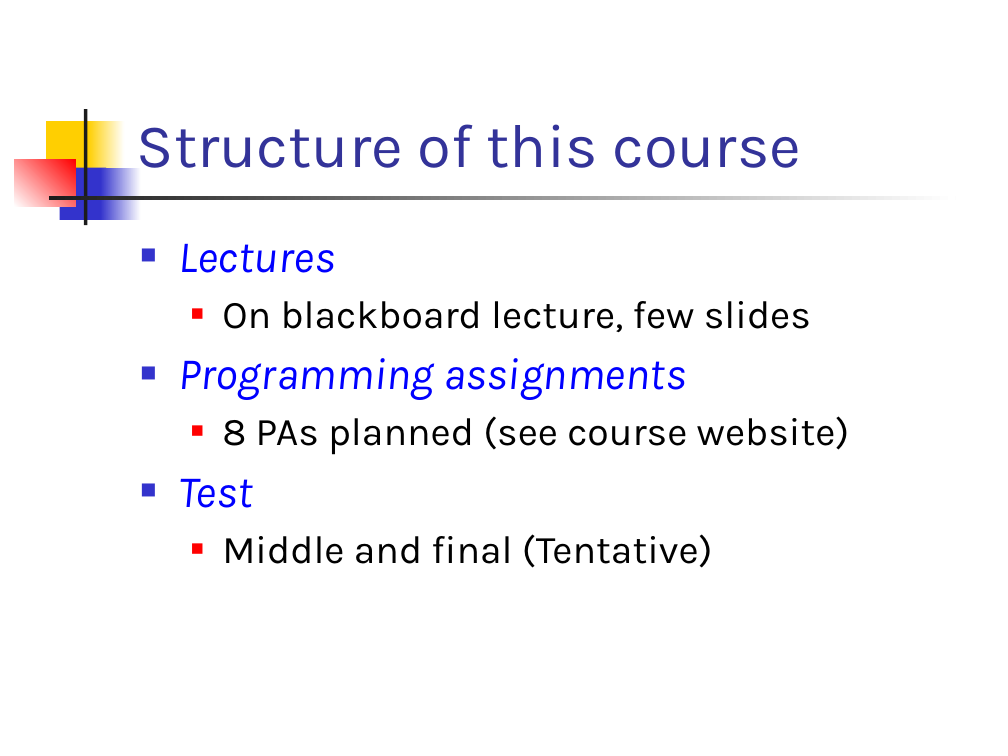
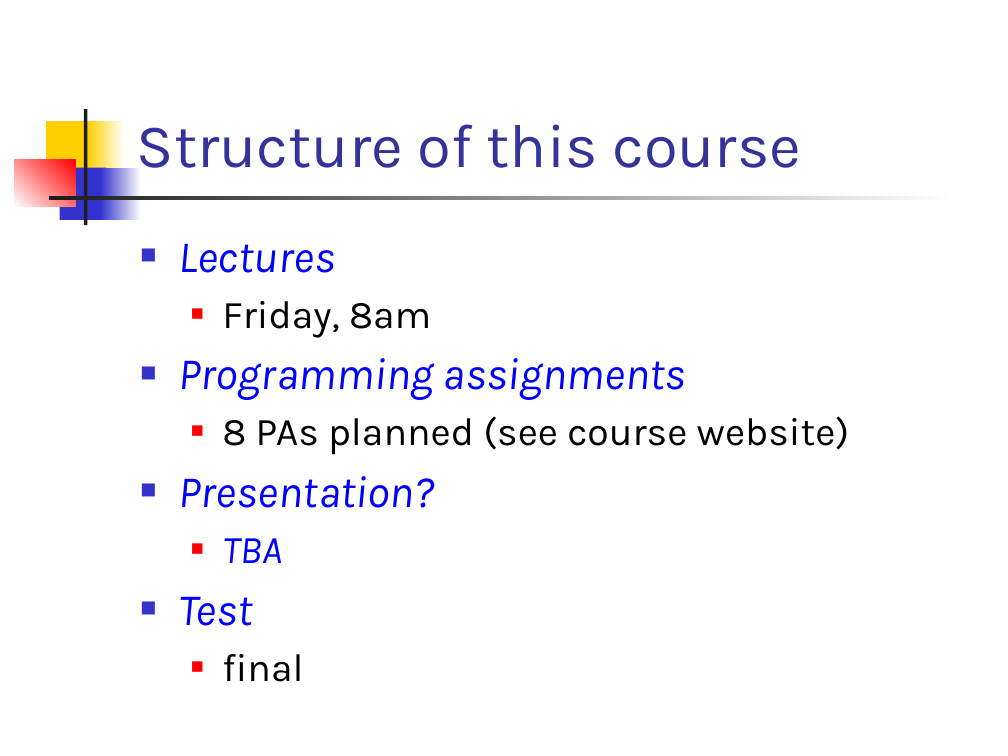
Before and after one commit to csslab-ustc/csslab-ustc.github.io, a slide deck: slide 9 of courses/popl26/slides/lec01-overview.pptx (slide 11 before the commit). Drawn at 1008x756 pixels with LibreOffice and Linux fonts; fonts in the diff are those of the drawing. Boxes give left, top, right and bottom in pixels: in the first picture for what was removed or moved away, otherwise in the second. Text is boxed around its words. In the diff, an @@ line names an element or a change of style, - is before the commit and + after.

```diff
--- a/courses/popl26/slides/lec01-overview.pptx
+++ b/courses/popl26/slides/lec01-overview.pptx
@@ text at (x1=222, y1=301, x2=811, y2=332): text changed @@
-  ■ On blackboard lecture, few slides
+  ■ Friday, 8am
@@ text at (x1=178, y1=476, x2=434, y2=563): paragraphs added @@
+■ Presentation?
+  ■ TBA
@@ text at (x1=222, y1=654, x2=303, y2=682): text changed @@
-  ■ Middle and final (Tentative)
+  ■ final
```
Also in this commit, not shown: 9 other slides changed, 2 slides removed.
